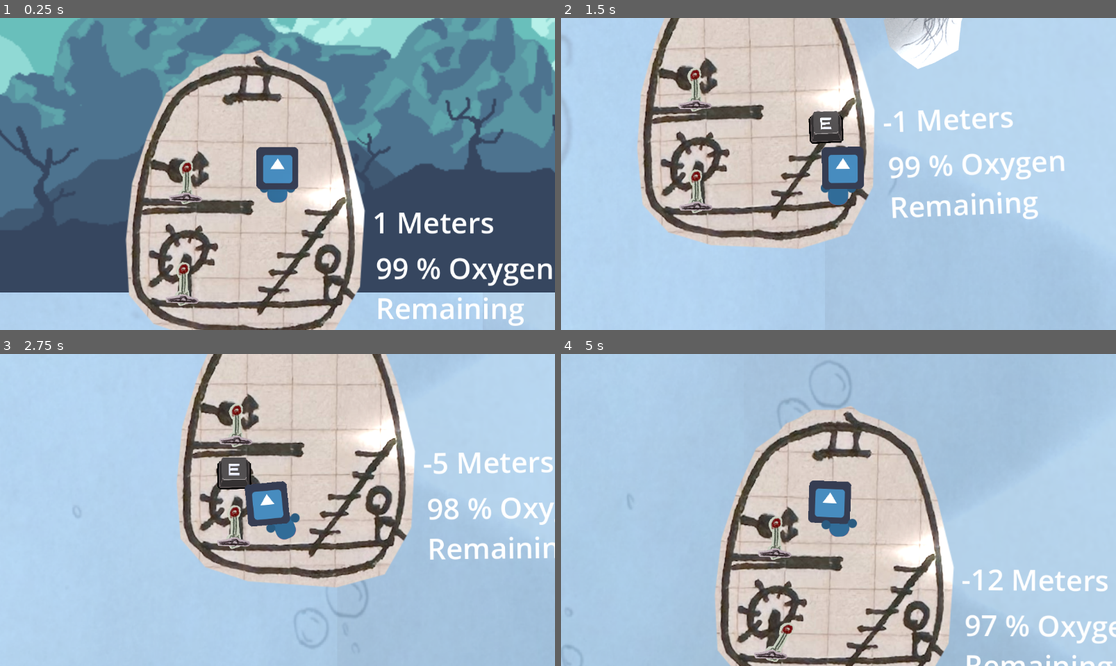
Above: before the commit, frames 1-4 (two rows, left to right).
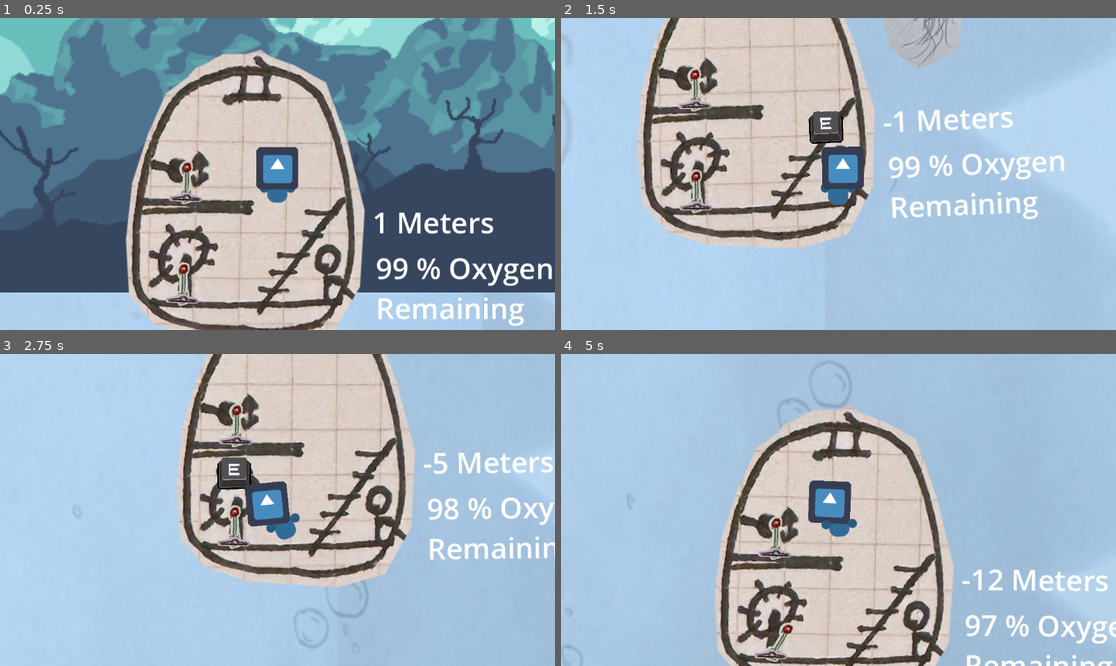
Above: after the commit, the same moments.

Repository: calzila/GGJ_2025
Game: Godot game, scene res://Overworld.tscn
The game is run twice, just before and just after one commit, with the same random seed, the same clock (stepped at 60 frames per second) and the same inputs. The engine's default icon, where the game draws it, is replaced by a stand-in: a white triangle on a blue panel in a dark square.
Inputs:
- Up to frame 1 (0.25 s): no input
- Up to frame 2 (1.5 s): tap Enter (ui_accept) at 0.5, 0.77 s; hold D (move_right) from 0.53 s (still down); tap E (Grab) at 0.6, 1.35 s
- Up to frame 3 (2.75 s): tap Enter (ui_accept) at 1.52 s; release D (move_right) at 2.03 s; hold A (move_left) from 2.03 s (still down); tap E (Grab) at 2.1 s
- Up to frame 4 (5 s): release A (move_left) at 2.78 s; hold D (move_right) 2.78-4.28 s; tap E (Grab) at 2.85, 3.6, 4.35 s; tap Enter (ui_accept) at 3.02, 3.77, 4.52 s; hold A (move_left) from 4.28 s (still down)

The runs differ from the first frame. In frame 1, 1.2% of the frame differs, in the area x 53-66%, y 46-69%; in frame 2, 2.6%, in the area x 44-73%, y 0-37%; in frame 3, 1.2%; in frame 4, 1.3%.
Error in both runs: Invalid assignment of property or key 'playerIsHolding' with value of type 'bool' on a base object of type 'Nil'. (res://grabber.gd:46)

Commit message:
Exposing variables for lever purposes

Diff:
--- a/TheSub.tscn
+++ b/TheSub.tscn
@@ -132,9 +132,9 @@
 
 [node name="PointLight2D" type="PointLight2D" parent="."]
 position = Vector2(0, -223)
-rotation = -1.5708
+rotation = 4.86249
 scale = Vector2(5.53125, 5.875)
 texture = ExtResource("8_w06ea")
-offset = Vector2(0, 256)
+offset = Vector2(0, 312)
 
 [connection signal="timeout" from="TimerFishSpawn" to="." method="_on_timer_fish_spawn_timeout"]
--- a/lever.gd
+++ b/lever.gd
@@ -1,4 +1,7 @@
 extends Node2D
+
+@export var thrustsShip: bool = false
+@export var movesLight: bool = false
 
 var playerIsHolding = false
 var inputValue = 0.0
@@ -19,6 +22,7 @@
 		inputValue = Input.get_axis("move_left", "move_right")
 		$PivotPoint.rotation = $PivotPoint.rotation + (inputValue * 0.5 - $PivotPoint.rotation) * (delta * 10)
 
+
 		parentGrabber.theSub.apply_central_force(Vector2(inputValue,0) * 90000 * delta)
 
 		parentGrabber.theSub.apply_torque((inputValue) * 20000000 * delta)
